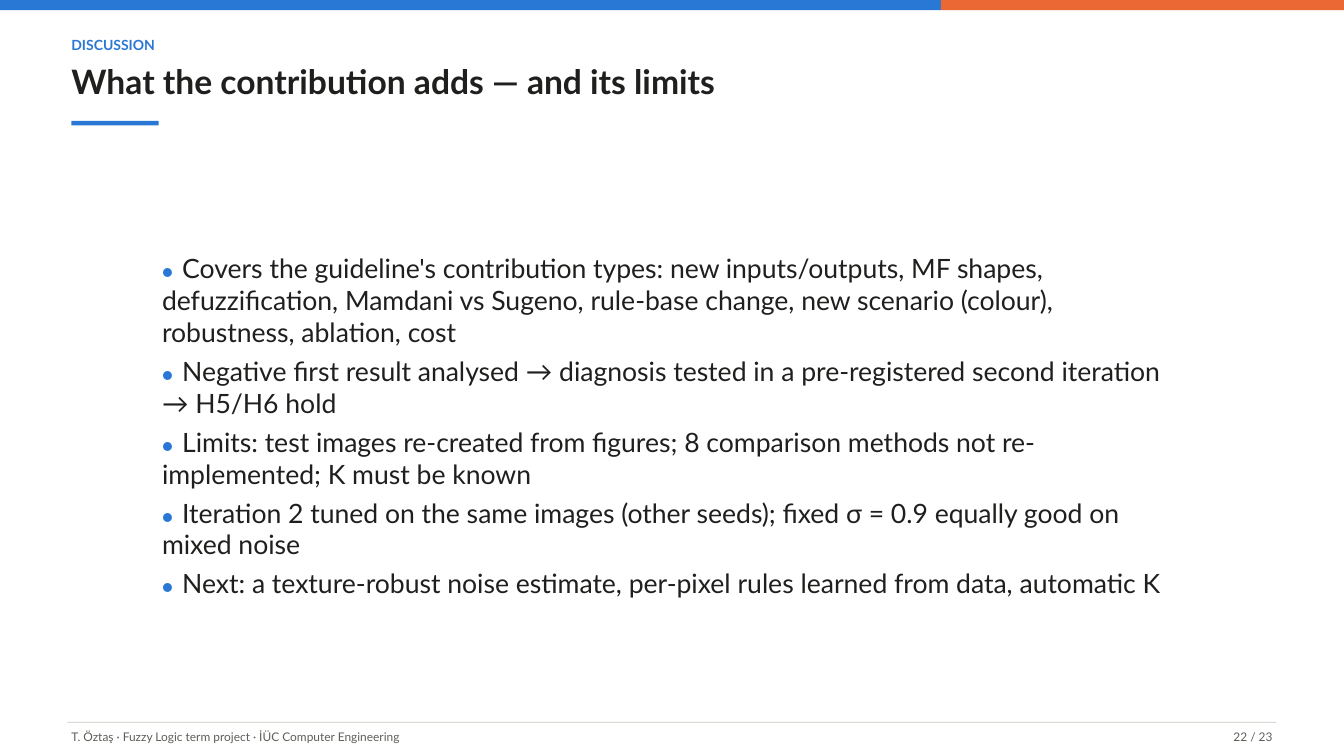
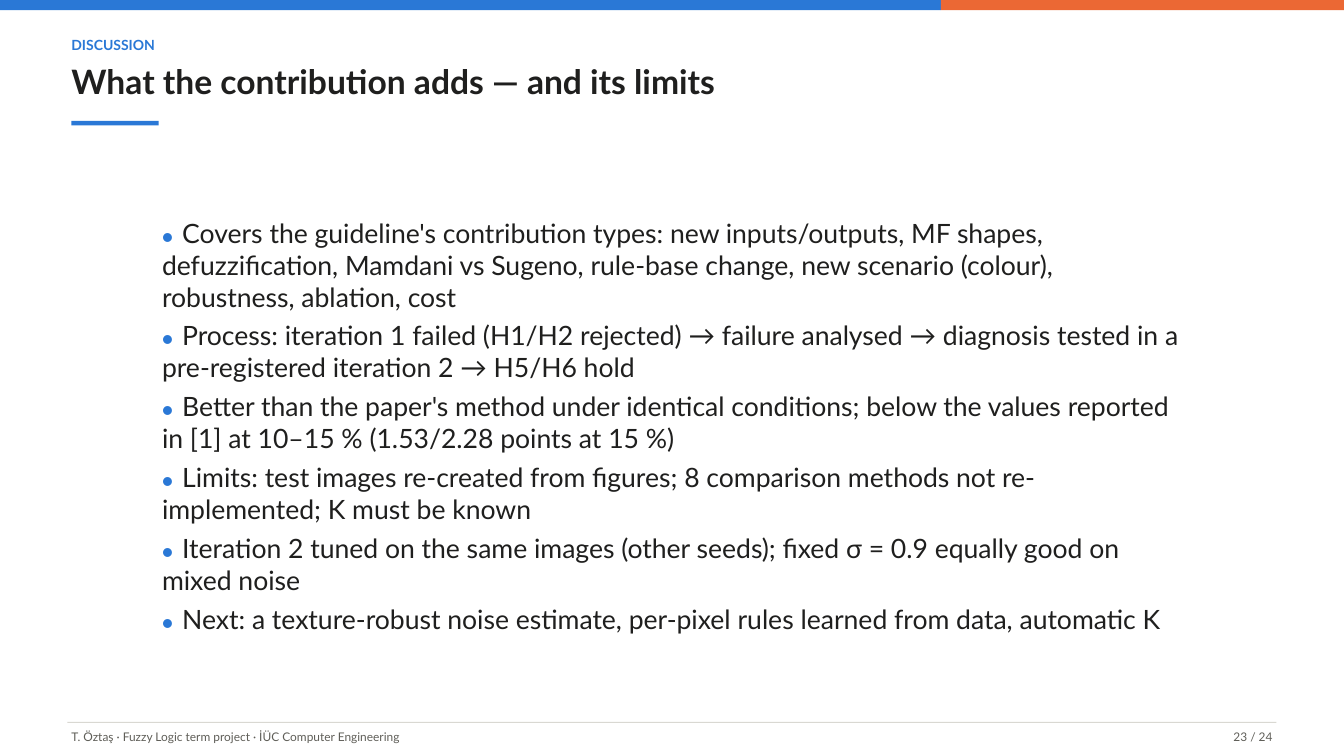
Before and after one commit to tarikoztas/fuzzy-logic-project, a slide deck: slide 23 of presentation/presentation.pptx (slide 22 before the commit). Drawn at 1344x756 pixels with LibreOffice and Linux fonts; fonts in the diff are those of the drawing. Boxes give left, top, right and bottom in pixels: in the first picture for what was removed or moved away, otherwise in the second. Text is boxed around its words. In the diff, an @@ line names an element or a change of style, - is before the commit and + after.

```diff
--- a/presentation/presentation.pptx
+++ b/presentation/presentation.pptx
@@ text "● Covers the guideline's contribution ...": place and size @@
-text "● Covers the guideline's contribution ..." at [162, 258, 1161, 598]
+text "● Covers the guideline's contribution ..." at [162, 223, 1178, 634]
@@ text at [162, 324, 1178, 453]: text changed @@
-● Negative first result analysed → diagnosis tested in a pre-registered second iteration → H5/H6 hold
+● Process: iteration 1 failed (H1/H2 rejected) → failure analysed → diagnosis tested in a pre-registered iteration 2 → H5/H6 hold
+● Better than the paper's method under identical conditions; below the values reported in [1] at 10–15 % (1.53/2.28 points at 15 %)
@@ text at [1233, 732, 1273, 741]: text changed @@
-22 / 23
+23 / 24
```
Also in this commit, not shown: 21 other slides changed, 1 slide added, 21 other files.
